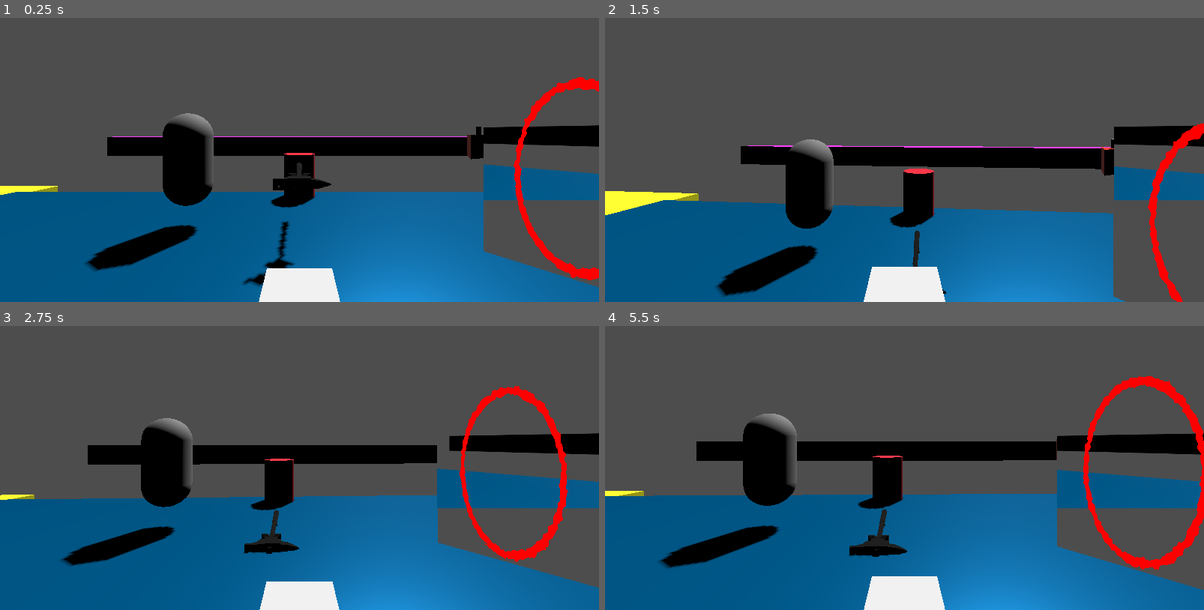
Above: before the commit, frames 1-4 (two rows, left to right).
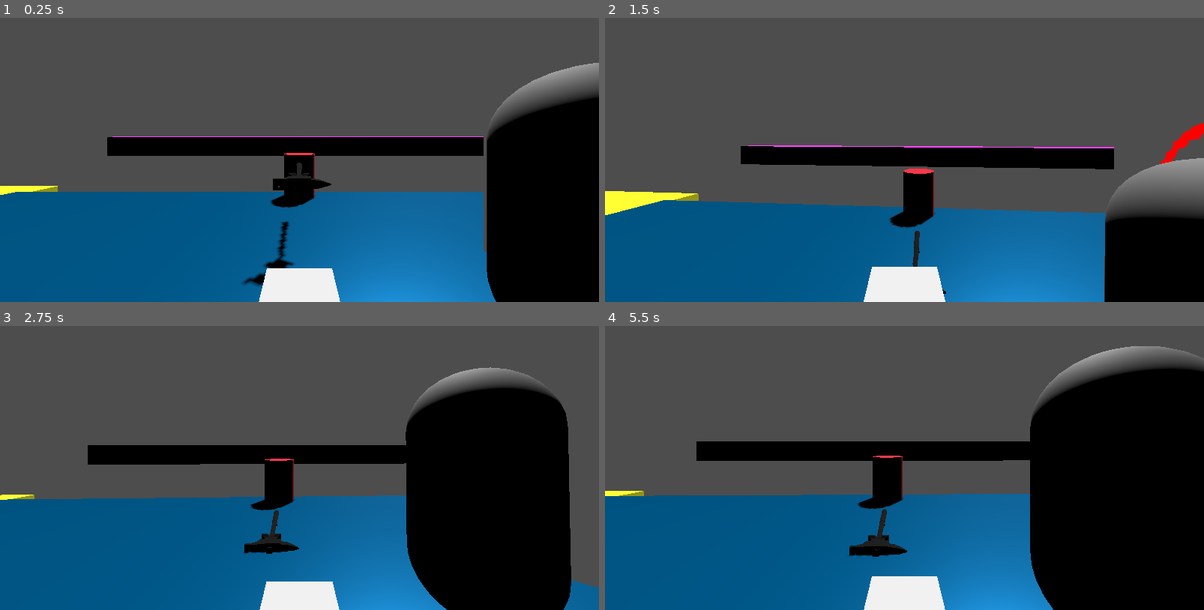
Above: after the commit, the same moments.

Repository: Charlie-Quin/Portals-
Game: Godot game, scene res://scenes/world.tscn
The game is run twice, just before and just after one commit, with the same random seed, the same clock (stepped at 60 frames per second) and the same inputs.
Inputs (mouse positions are in pixels of both pictures, inside the frame that each line leads up to):
- Up to frame 1 (0.25 s): no input
- Up to frame 2 (1.5 s): move the mouse to (934, 131) at 0.52 s; tap A (a) at 0.6 s; tap Space (jump) at 0.77 s; tap D (d) at 0.8, 1.35 s; move the mouse to (874, 134) at 1.27 s
- Up to frame 3 (2.75 s): tap Space (jump) at 1.52 s; tap S (s) at 1.55, 2.1 s; move the mouse to (311, 436) at 2.02 s; tap W (w) at 2.3 s
- Up to frame 4 (5.5 s): move the mouse to (898, 448) at 2.77 s; tap W (w) at 2.85, 5.3 s; tap Space (jump) at 3.02, 3.77, 4.52 s; tap A (a) at 3.05, 3.6 s; move the mouse to (946, 445) at 3.52 s; tap D (d) at 3.8, 4.35 s; move the mouse to (856, 436) at 4.27 s; tap S (s) at 4.55 s; move the mouse to (910, 442) at 5.02 s; hold G (grab) from 5.03 s (still down)

The runs differ from the first frame. In frame 1, 16% of the frame differs, in the area x 14-100%, y 15-100%; in frame 2, 12%; in frame 3, 23%; in frame 4, 26%, in the area x 8-100%, y 7-100%.

Commit message:
kinda think the project is borked

Diff:
--- a/scenes/portal.tscn
+++ b/scenes/portal.tscn
@@ -41,6 +41,9 @@
 shader_parameter/texture_albedo = SubResource("ViewportTexture_ih5ta")
 shader_parameter/noise = SubResource("NoiseTexture2D_pddf6")
 
+[sub_resource type="ViewportTexture" id="ViewportTexture_2idew"]
+viewport_path = NodePath("SubViewport")
+
 [sub_resource type="StandardMaterial3D" id="StandardMaterial3D_72w1i"]
 albedo_color = Color(1, 0.207843, 0.0784314, 1)
 
@@ -77,10 +80,15 @@
 material_override = SubResource("ShaderMaterial_r766a")
 mesh = SubResource("PlaneMesh_eh4hp")
 
+[node name="Sprite3D" type="Sprite3D" parent="sprite"]
+transform = Transform3D(0.15929, 0, 0, 0, 0.15929, 0, 0, 0, 0.15929, -3.04433, 0, 0)
+flip_h = true
+texture = SubResource("ViewportTexture_2idew")
+
 [node name="SubViewport" type="SubViewport" parent="."]
 msaa_3d = 1
-size = Vector2i(1920, 1080)
-render_target_update_mode = 4
+size = Vector2i(2172, 2228)
+size_2d_override_stretch = true
 
 [node name="Camera3D" type="Camera3D" parent="SubViewport"]
 
--- a/scenes/world.tscn
+++ b/scenes/world.tscn
@@ -152,7 +152,7 @@
 material = SubResource("StandardMaterial3D_uufj1")
 
 [node name="VR  player" parent="." instance=ExtResource("4_v1u7b")]
-transform = Transform3D(1, 0, 0, 0, 1, 0, 0, 0, 1, -2.41429, 0, -7.03335)
+transform = Transform3D(1, 0, 0, 0, 1, 0, 0, 0, 1, 1.87575, 0, -3.65564)
 
 [node name="player" parent="." instance=ExtResource("4_qxofc")]
 transform = Transform3D(1, 0, 0, 0, 1, 0, 0, 0, 1, 0, 0, -2.22347)
Not shown: 1 places in scenes/portal.tscn that only renumber resources
